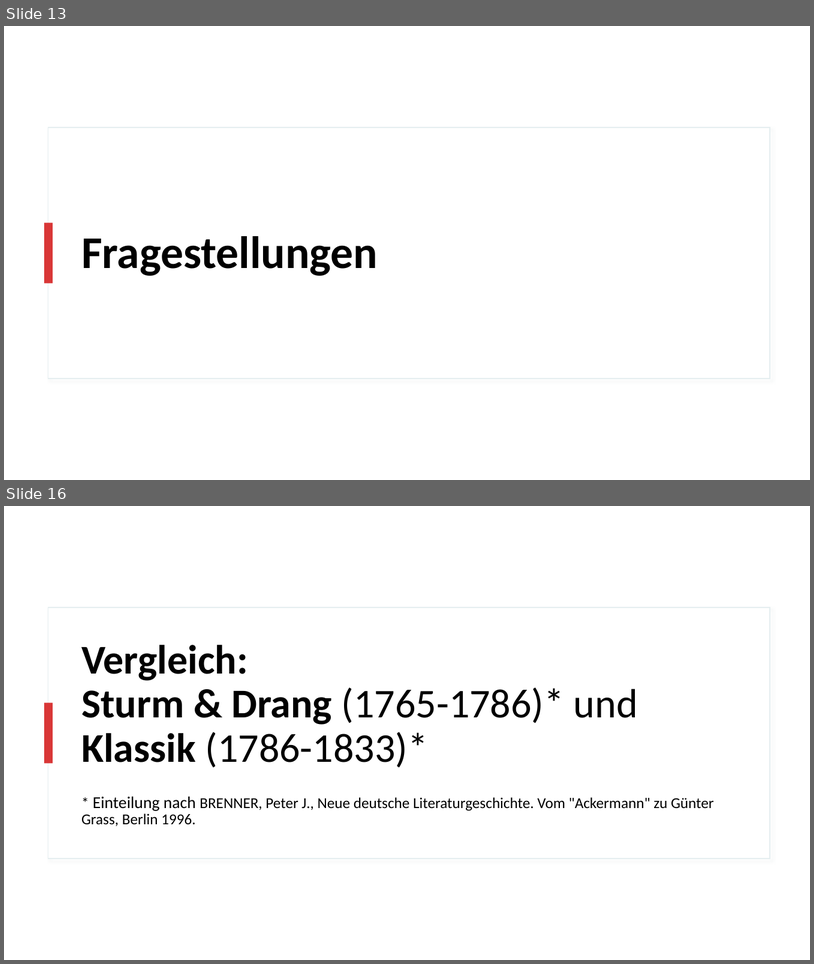
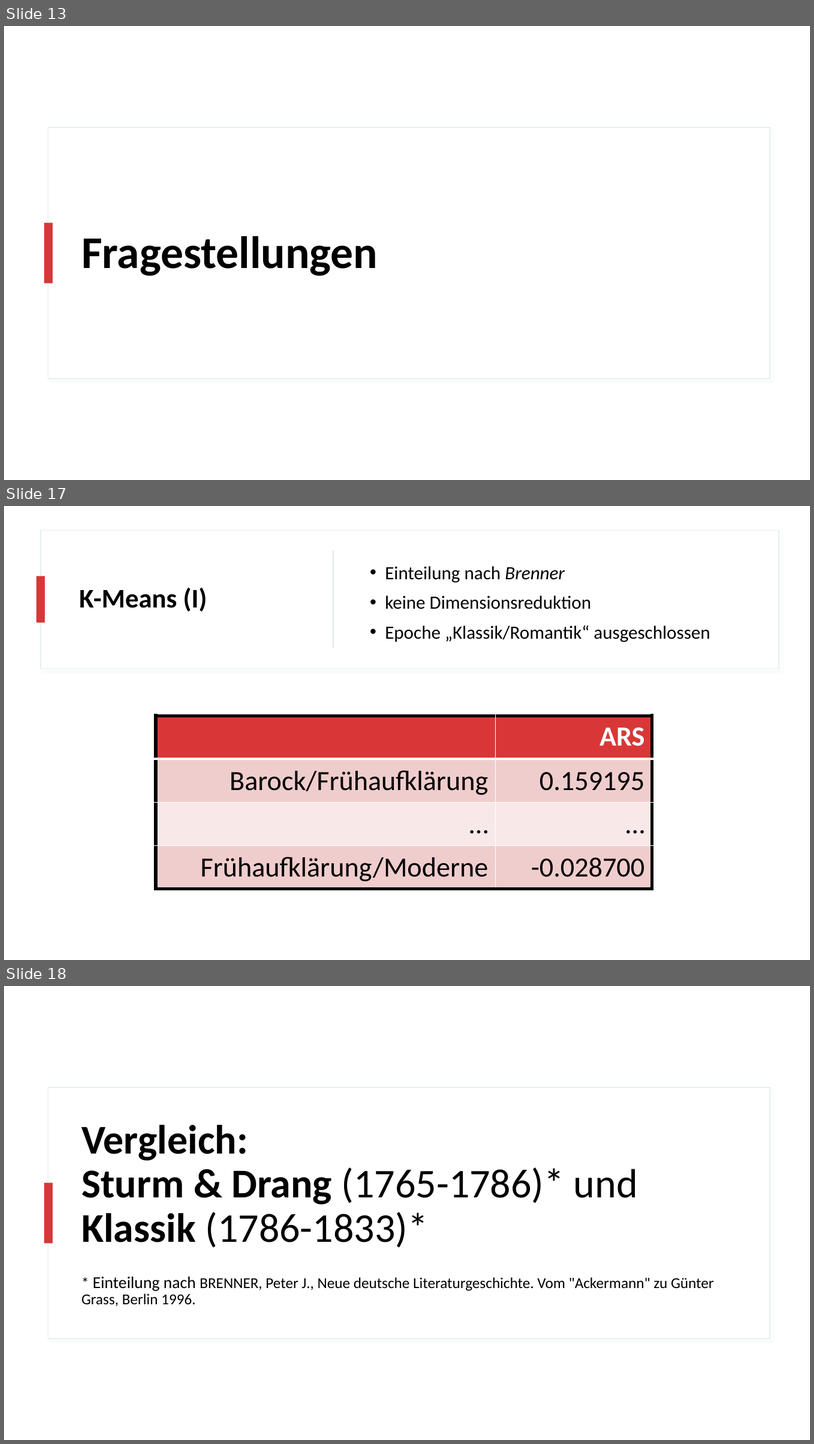
Before and after one commit to realjanpaulus/clusterpoems, a slide deck: literature & presentation/clustering_presentation.pptx. Shown one above the other, each under a label of ours: slides 13 and 16 before the commit, slides 13, 17 and 18 after it; the slides between them are not shown. The pictures are 814x964 and 814x1444 pixels, drawn with LibreOffice and Linux fonts; fonts in the diff are those of the drawing. Boxes give left, top, right and bottom in pixels: in the first picture for what was removed or moved away, otherwise in the second. Text is boxed around its words. In the diff, an @@ line names an element or a change of style, - is before the commit and + after.

```diff
--- a/literature & presentation/clustering_presentation.pptx
+++ b/literature & presentation/clustering_presentation.pptx
@@ slide 17 added at <box>4,506,810,960</box>, background #FFFFFF @@
@@ rectangle added at <box>4,506,810,960</box>, fill #FFFFFF @@
@@ rectangle added at <box>41,506,780,640</box>, fill #FFFFFF, outline #E5EEF0 0.75 pt @@
@@ rectangle added at <box>42,506,780,639</box>, fill #FFFFFF @@
@@ rectangle added at <box>41,530,780,668</box>, fill #FFFFFF, outline #E5EEF0 1 pt @@
@@ rectangle added at <box>333,551,334,648</box>, fill #BDD5DB @@
@@ rectangle added at <box>36,576,45,623</box>, fill #D93737 @@
@@ text added at <box>385,566,710,642</box>, 22.2 pt, text #000000 @@
+• Einteilung nach Brenner
+• keine Dimensionsreduktion
+• Epoche „Klassik/Romantik“ ausgeschlossen
@@ title added at <box>79,588,207,612</box>, 32 pt, text #000000, bold @@
+K-Means (I)
@@ table added at <box>156,715,653,888</box>, 4 rows, 2 columns @@
+ | ARS
+Barock/Frühaufklärung | 0.159195
+… | …
+Frühaufklärung/Moderne | -0.028700
@@ what was slide 16 is now slide 18 @@
```
Also in this commit, not shown: 2 slides changed, 1 other slide added, 2 other files.
